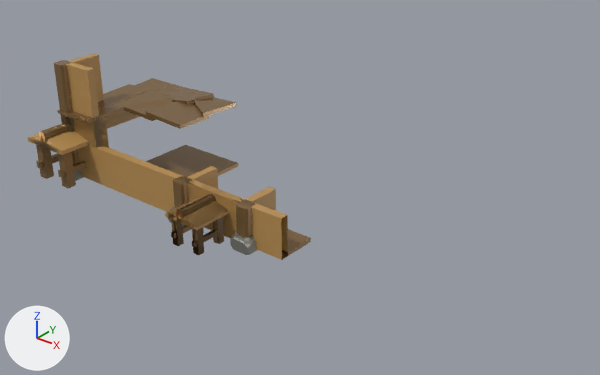
The FBX model Assets/Art/Meshes/PrototypeMeshes/Buildings/TownHall/Buildings_TownHall.fbx as it was, and as the next commit left it.
One viewpoint serves both versions: a camera (50 mm lens) standing at (16.89, -11.75, 9.15) and looking at (6.58, 1.15, 1.16). The lights are fixed; the arrows at lower left show +X, +Y and +Z. Where no turn or scale is listed for an object, it has been applied to the vertices. Vertices at the same position are counted once.

The first picture shows 'Door', 'TownHall_Bot_Corner', 'TownHall_Bot_Corner_Door', 'TownHall_Bot_Corner_Door_Mirrored', 'TownHall_Bot_Full', 'TownHall_Bot_Side', 'TownHall_Bot_Side_Door', 'TownHall_Bot_Side_Door_Mirrored', 'TownHall_Mid_Corner', 'TownHall_Top_Corner', 'TownHall_Top_Full', 'TownHall_Top_Side_LongPlank'.
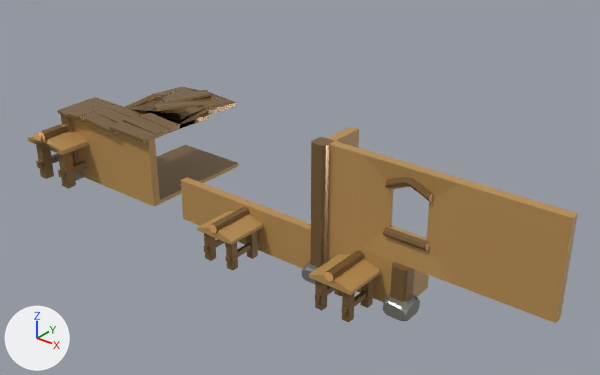
Changed parts and their boxes (x1, y1, x2, y2) in the pictures (600 x 375 px; the box of a moved part takes in the faces that stretch with it):
'TownHall_Mid_Side', added
    after: (451, 180, 578, 323)
'TownHall_Mid_Corner', moved
    before: (54, 54, 107, 148)
    after: (311, 127, 369, 248)
'TownHall_Mid_Side_Window', added (brown)
    after: (360, 151, 465, 283)
'TownHall_Bot_Corner_Door_Mirrored', moved
    before: (179, 187, 276, 255)
    after: (329, 249, 429, 322)
'TownHall_Bot_Side_Door_Mirrored', moved
    before: (179, 190, 311, 260)
    after: (213, 202, 311, 271)
'TownHall_Top_Side_LongPlank', reshaped, moved
    before: (103, 78, 181, 129)
    after: (88, 107, 180, 169)
'TownHall_Bot_Corner_Door', moved
    before: (165, 166, 218, 246)
    after: (302, 235, 360, 310)
'TownHall_Bot_Side_Door', moved
    before: (151, 166, 216, 238)
    after: (181, 177, 251, 261)
'TownHall_Top_Full', reshaped
    before: (124, 87, 236, 129)
    after: (125, 87, 236, 129)
part 1 of me_cube_033, built on
    before: (125, 87, 236, 129)
    after: (125, 87, 236, 125)
part 3 of me_cube_002, moved or reshaped
    before: (106, 110, 140, 129)
    after: (94, 126, 157, 169)
part 4 of me_cube_002, moved or reshaped
    before: (135, 78, 161, 88)
    after: (88, 115, 117, 135)
part 5 of me_cube_002, moved or reshaped
    before: (157, 84, 181, 94)
    after: (114, 107, 142, 117)
part 6 of me_cube_002, moved or reshaped
    before: (146, 81, 172, 91)
    after: (101, 111, 129, 123)
part 7 of me_cube_002, moved or reshaped
    before: (103, 84, 139, 100)
    after: (109, 121, 156, 143)
part 8 of me_cube_002, moved or reshaped
    before: (105, 87, 149, 104)
    after: (123, 115, 169, 138)
part 9 of me_cube_002, moved or reshaped
    before: (116, 90, 158, 107)
    after: (138, 113, 180, 133)

Edits to the bpy script that builds the scene:
```text
Change me_cube_033:
    remove me_cube_033.from_pydata(...)  # 36 vertices, 28 faces; spans x -1.0..1.0, y -1.0..1.0, z -0.34..-0.1
    add me_cube_033.from_pydata(...)  # 81 vertices, 73 faces; spans x -1.0..1.0, y -1.0..1.0, z -0.34..-0.06
    me_cube_033 part 1: 20 vertices removed from x -1.0..1.0, y -1.0..1.0, z -0.34..-0.1; 65 vertices added at x -1.0..1.0, y -1.0..1.0, z -0.34..-0.06
    me_cube_033 part 2: the surface is now shaded smooth
Change me_cube_002:
    remove me_cube_002.from_pydata(...)  # 56 vertices, 41 faces; spans x -0.18..1.0, y -1.0..1.0, z -1.0..-0.14
    add me_cube_002.from_pydata(...)  # 56 vertices, 41 faces; spans x -1.0..1.0, y -0.18..1.0, z -1.0..-0.13
    me_cube_002 part 3: the loose piece of 8 vertices spanning x 0.0..0.2, y -1.0..1.0, z -1.0..-0.3 is turned 90 degrees about the z axis through the mesh origin
    me_cube_002 part 4: the loose piece of 8 vertices spanning x -0.18..0.24, y 0.03..1.0, z -0.34..-0.2 is turned 90 degrees about the z axis through the mesh origin
    me_cube_002 part 5: the loose piece of 8 vertices spanning x 0.66..1.0, y 0.0..1.0, z -0.34..-0.2 is turned 90 degrees about the z axis through the mesh origin
    me_cube_002 part 6: the loose piece of 8 vertices spanning x 0.24..0.67, y -0.05..1.0, z -0.34..-0.2 is turned 90 degrees about the z axis through the mesh origin
    me_cube_002 part 7: the loose piece of 8 vertices spanning x -0.18..0.25, y -1.0..0.22, z -0.3..-0.16 is turned 90 degrees about the z axis through the mesh origin
    me_cube_002 part 8: the loose piece of 8 vertices spanning x 0.25..0.67, y -1.0..0.2, z -0.3..-0.14 is turned 90 degrees about the z axis through the mesh origin
    me_cube_002 part 9: 8 of 56 vertices moved; they spanned x 0.66..1.0, y -1.0..0.2, z -0.3..-0.14 and now span x -0.15..1.0, y 0.66..1.0, z -0.3..-0.13; mean shift (-0.38, 1.25, 0.0); largest move (1.0, -1.0, -0.3) -> (1.0, 1.0, -0.3)
Add me_cube_026:
    me_cube_026.from_pydata([(-1.0, 0.0, -1.0), (-1.0, 0.2, -1.0), (-1.0, 0.0, 1.0), (-1.0, 0.2, 1.0), (-1.0, 1.0, -2.0), (1.0, 0.0, 1.0), (1.0, 0.2, 1.0), (1.0, 0.0, -1.0), (1.0, 0.2, -1.0)], [], [(0, 2, 3, 1), (3, 2, 5, 6), (7, 8, 6, 5), (2, 0, 7, 5), (1, 3, 6, 8), (0, 1, 8, 7)])
    me_cube_026.materials.append(mat_house_wood_001)  # orange #b99053
Change ob_townhall_bot_side_door_mirrored:
    ob_townhall_bot_side_door_mirrored.location: (6.0, 0.0, 0.0) -> (7.0, 0.0, 0.0)
Change ob_townhall_mid_corner:
    ob_townhall_mid_corner.location: (0.0, 0.0, 2.0) -> (8.0, 0.0, 2.0)
Change ob_townhall_bot_corner_door_mirrored:
    ob_townhall_bot_corner_door_mirrored.location: (6.0, 0.0, 0.0) -> (10.0, 0.0, 0.0)
Change ob_townhall_bot_corner_door:
    ob_townhall_bot_corner_door.location: (4.0, 0.0, 0.0) -> (8.0, 0.0, 0.0)
Change ob_townhall_top_side_longplank:
    ob_townhall_top_side_longplank.location: (0.0, 2.0, 2.0) -> (2.0, 0.0, 2.0)
Change ob_townhall_bot_side_door:
    ob_townhall_bot_side_door.location: (4.0, 0.0, 0.0) -> (5.0, 0.0, 0.0)
Add ob_townhall_mid_side:
    ob_townhall_mid_side = bpy.data.objects.new('TownHall_Mid_Side', me_cube_026)
    ob_townhall_mid_side.location = (12.0, 0.0, 2.0)
Add ob_townhall_mid_side_window:
    ob_townhall_mid_side_window = bpy.data.objects.new('TownHall_Mid_Side_Window', me_cube_024)  # 49 vertices, 40 faces; spans x -1.0..1.0, y -0.05..1.0, z -2.0..1.0; in mat_wood (brown #886a42), mat_house_wood_001 (orange #b99053), mat_path (orange #e7a864)
    ob_townhall_mid_side_window.location = (10.0, 0.0, 2.0)
```
